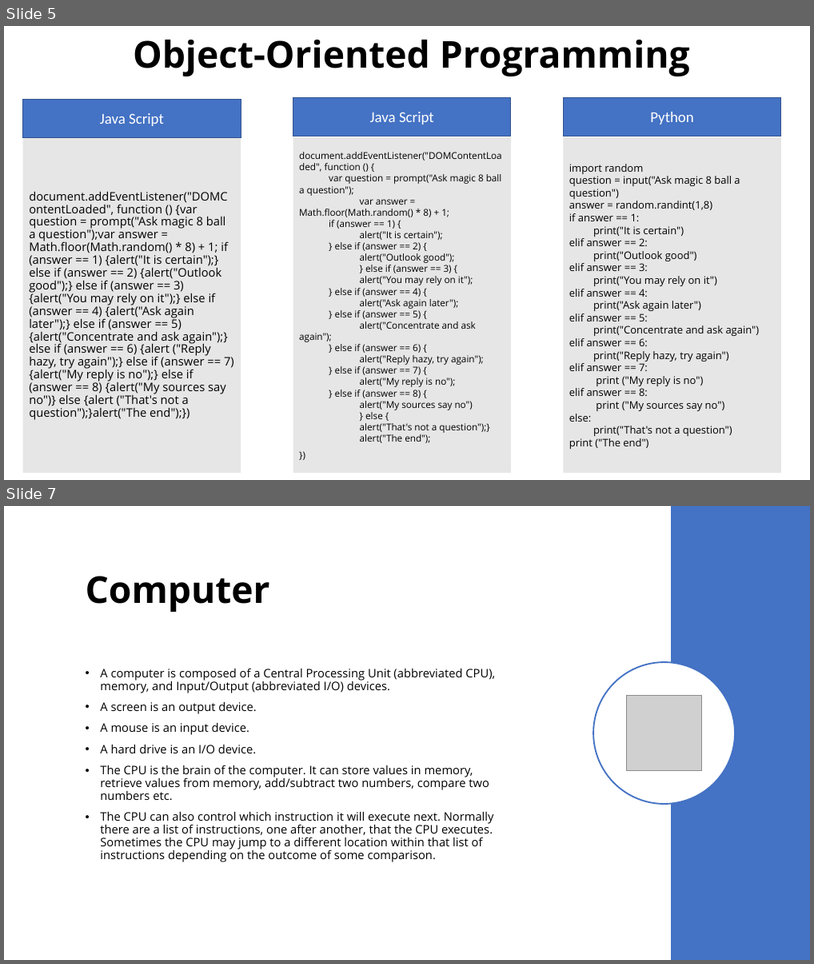
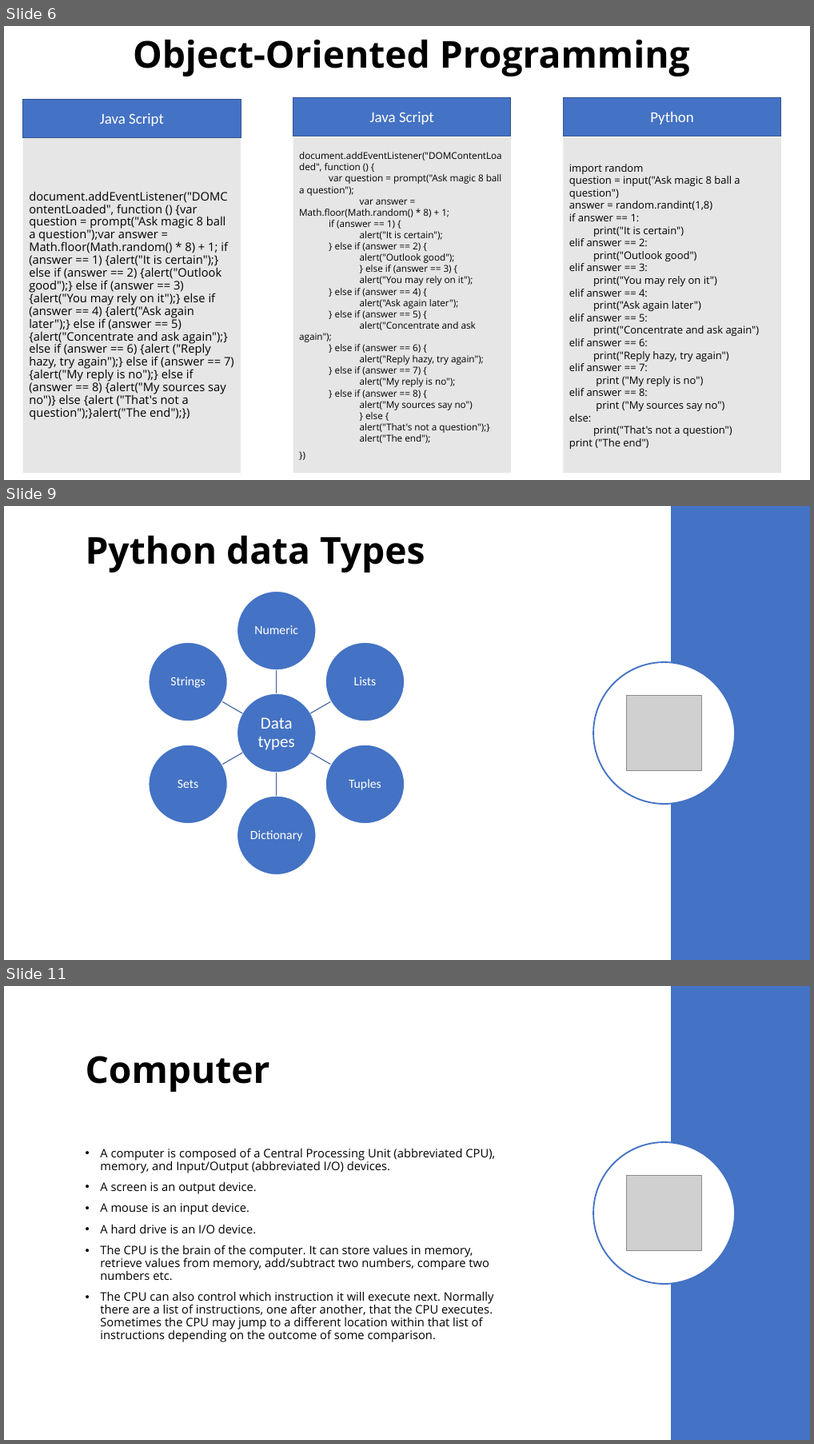
Before and after one commit to saritmaitra/Python-Fundamentals, a slide deck: ppt/Python.pptx. Shown one above the other, each under a label of ours: slides 5 and 7 before the commit, slides 6, 9 and 11 after it; the slides between them are not shown. The pictures are 814x964 and 814x1444 pixels, drawn with LibreOffice and Linux fonts; fonts in the diff are those of the drawing; grey boxes stand for pictures. Boxes give left, top, right and bottom in pixels: in the first picture for what was removed or moved away, otherwise in the second. Text is boxed around its words. In the diff, an @@ line names an element or a change of style, - is before the commit and + after.

```diff
--- a/ppt/Python.pptx
+++ b/ppt/Python.pptx
@@ slide 9 added at <box>4,506,810,960</box>, background #FFFFFF @@
@@ rectangle added at <box>671,506,810,960</box>, fill #4472C4 @@
@@ title added at <box>86,536,426,572</box>, 44 pt, text #000000, bold @@
+Python data Types
@@ ellipse added at <box>594,662,735,804</box>, fill #FFFFFF, outline #4472C4 1.75 pt @@
@@ group added at <box>149,592,405,875</box>: 7 ellipses, 7 texts, 6 freeform shapes @@
+Data types
+Numeric
+Lists
+Tuples
+Dictionary
+Sets
+Strings
@@ picture added at <box>627,696,702,771</box> @@
@@ what was slide 5 is now slide 6 @@
@@ what was slide 7 is now slide 11 @@
```
Also in this commit, not shown: 4 slides changed, 3 other slides added, 1 slide removed.
